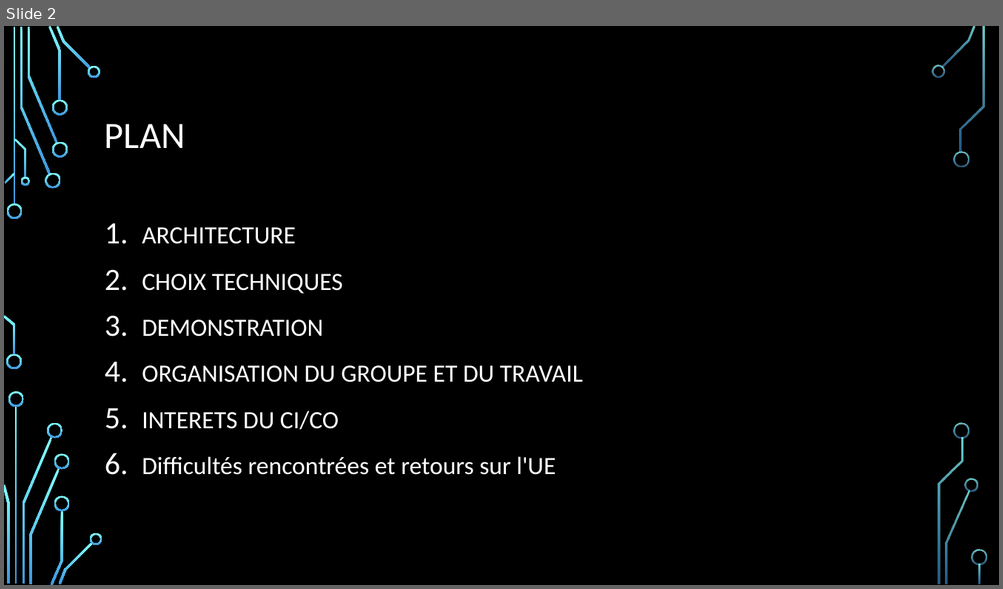
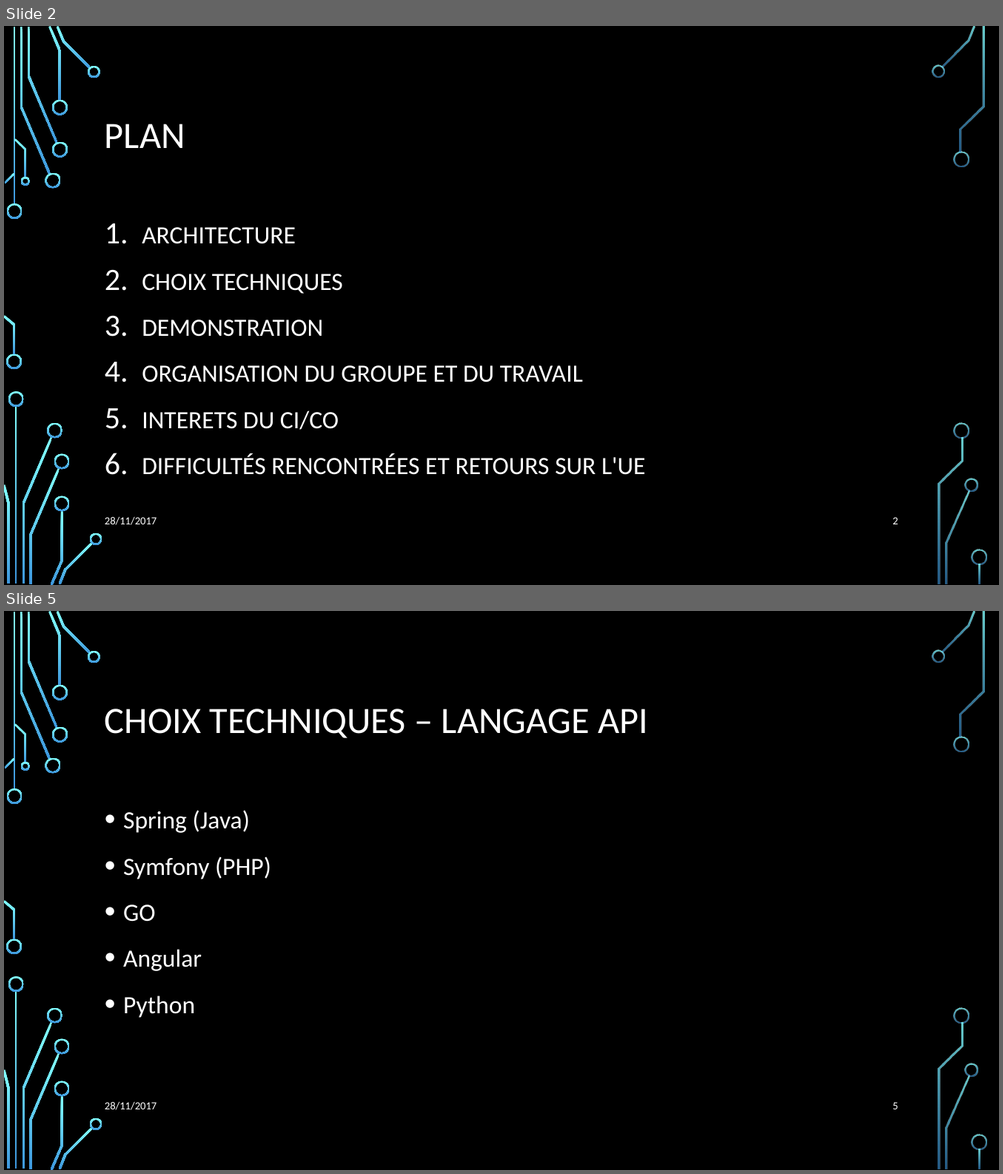
Before and after one commit to Julienbtn/cloud-project-equipe-7, a slide deck: Presentation Cloud.pptx. Shown one above the other, each under a label of ours: slide 2 before the commit, slides 2 and 5 after it; the slides between them are not shown. The pictures are 1003x589 and 1003x1174 pixels, drawn with LibreOffice and Linux fonts; fonts in the diff are those of the drawing; background and template pictures are left out. Boxes give left, top, right and bottom in pixels: in the first picture for what was removed or moved away, otherwise in the second. Text is boxed around its words. In the diff, an @@ line names an element or a change of style, - is before the commit and + after.

```diff
--- a/Presentation Cloud.pptx
+++ b/Presentation Cloud.pptx
@@ slide 5 added at bbox=[4, 611, 999, 1170], background picture (left out); not listed: 36 template elements that a slide beside it also shows @@
@@ title added at bbox=[105, 709, 648, 738], 36 pt, text #FFFFFF @@
+CHOIX TECHNIQUES – LANGAGE API
@@ text added at bbox=[123, 810, 271, 1018], 24 pt, text #FFFFFF @@
+• Spring (Java)
+• Symfony (PHP)
+• GO
+• Angular
+• Python
@@ text added at bbox=[105, 1102, 156, 1111], 10.5 pt, text #FFFFFF @@
+28/11/2017
@@ page number added at bbox=[892, 1102, 897, 1110], 10.5 pt, text #FFFFFF @@
+5
@@ slide 2 changed as well @@
@@ text at bbox=[142, 454, 645, 475]: text changed @@
-6. Difficultés rencontrées et retours sur l'UE
+6. DIFFICULTÉS RENCONTRÉES ET RETOURS SUR L'UE
@@ text added at bbox=[105, 517, 156, 526], 10.5 pt, text #FFFFFF @@
+28/11/2017
@@ page number added at bbox=[892, 517, 897, 525], 10.5 pt, text #FFFFFF @@
+2
```
Also in this commit, not shown: 3 other slides changed, 8 other slides added, 4 slides removed, 2 other files.
